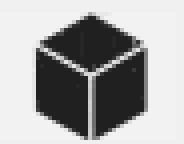
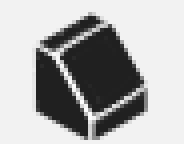
Layer changes from the first 184×144 image to the second:
added group "Группа 1" with 3 layers above "Слой 1 копия 2" over [40, 12, 148, 140]
added layer "Фигура 4" in group "Группа 1" over [40, 12, 148, 140]
added layer "Слой 2" in group "Группа 1" over [40, 12, 148, 140]
hid "Слой 1 копия" over [40, 12, 148, 140]
hid "Фон" over [40, 12, 148, 140]
